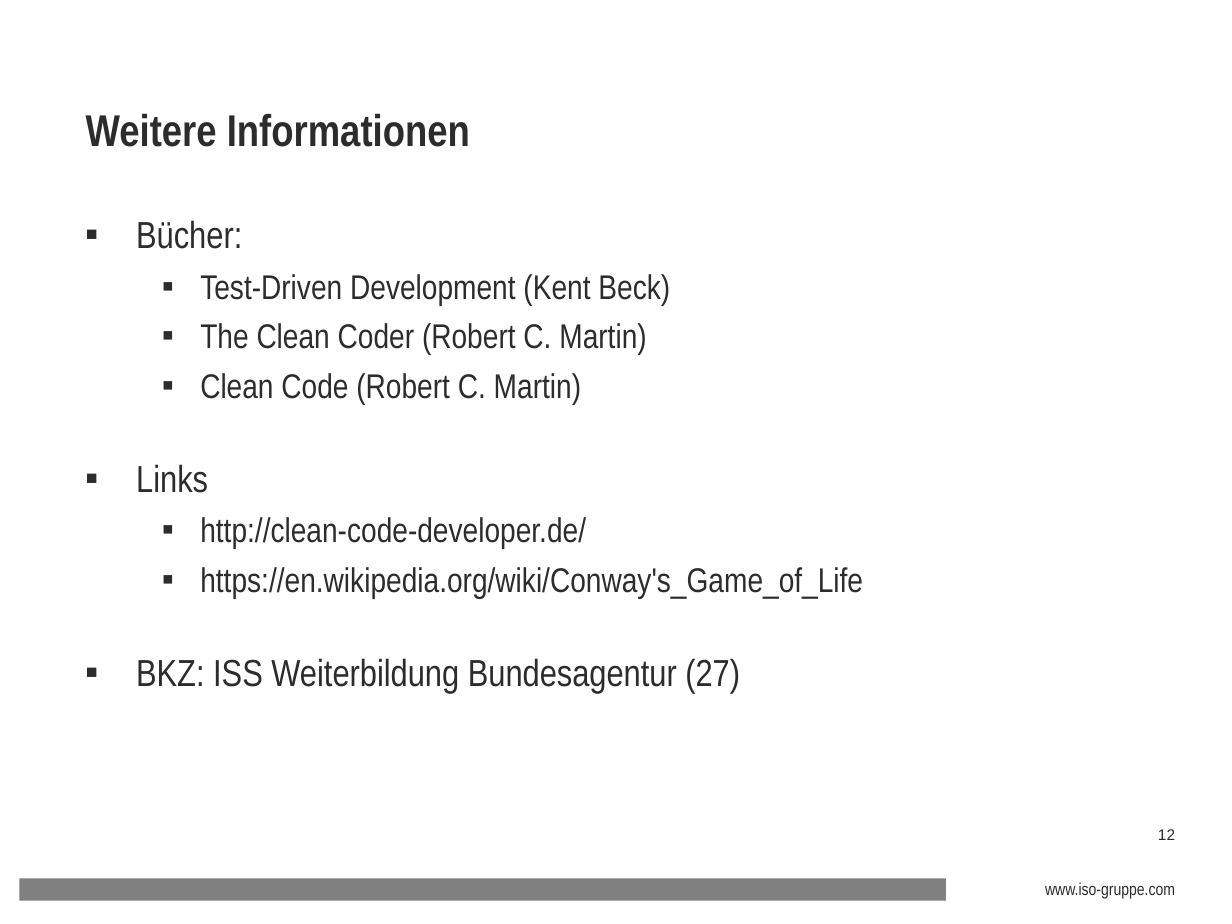
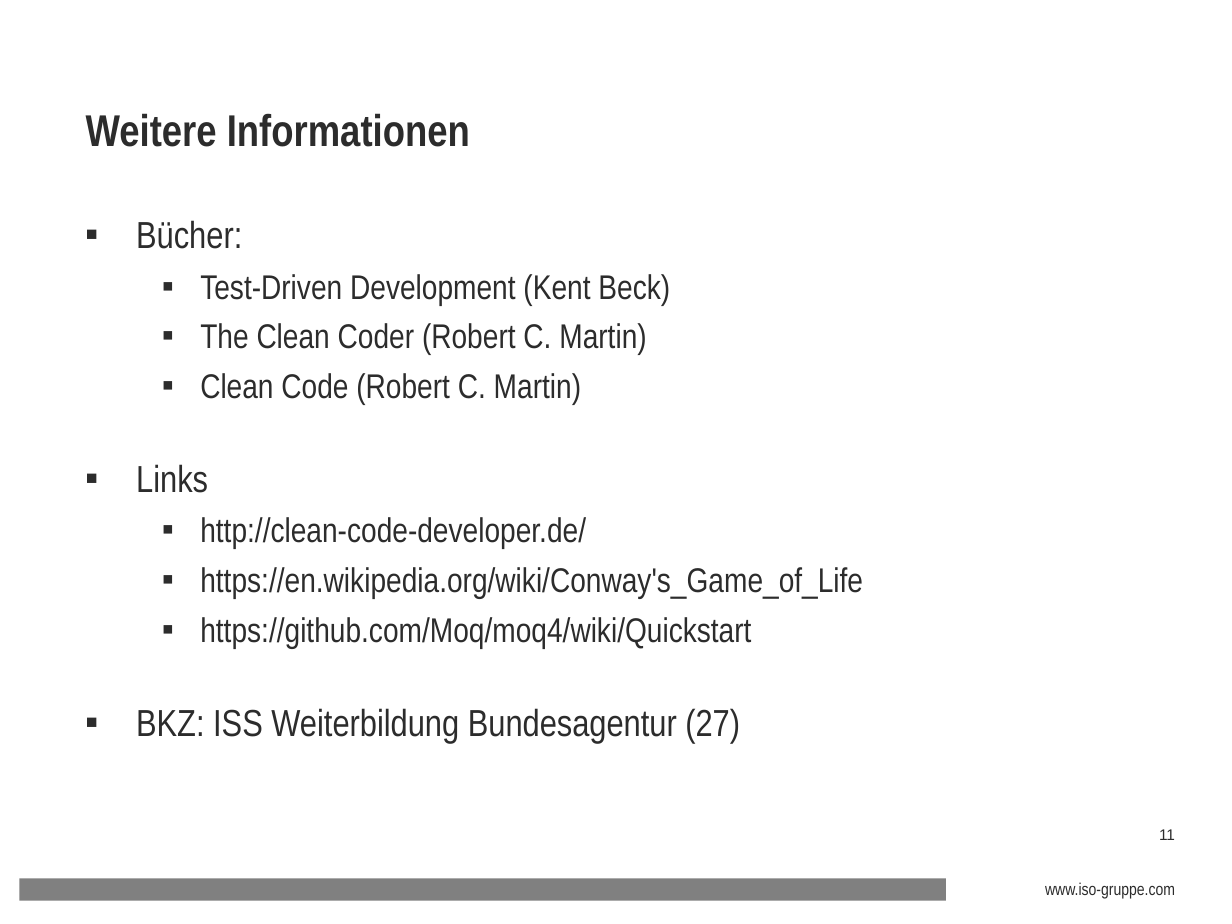
Before and after one commit to dkschlos/game-of-life-kata, a slide deck: slide 11 of Aufgabe/2016-06-15 Coding-Kata_GameOfLife.ppt (slide 12 before the commit). Drawn at 1232x924 pixels with LibreOffice and Linux fonts; fonts in the diff are those of the drawing; background and template pictures are left out. Boxes give left, top, right and bottom in pixels: in the first picture for what was removed or moved away, otherwise in the second. Text is boxed around its words. In the diff, an @@ line names an element or a change of style, - is before the commit and + after.

```diff
--- a/Aufgabe/2016-06-15 Coding-Kata_GameOfLife.ppt
+++ b/Aufgabe/2016-06-15 Coding-Kata_GameOfLife.ppt
@@ text at bbox=[200, 617, 751, 649]: paragraph added @@
+  ▪ https://github.com/Moq/moq4/wiki/Quickstart
@@ page number at bbox=[1159, 829, 1175, 840]: text changed @@
-12
+11
```
Also in this commit, not shown: 2 other slides changed, 1 slide removed.
